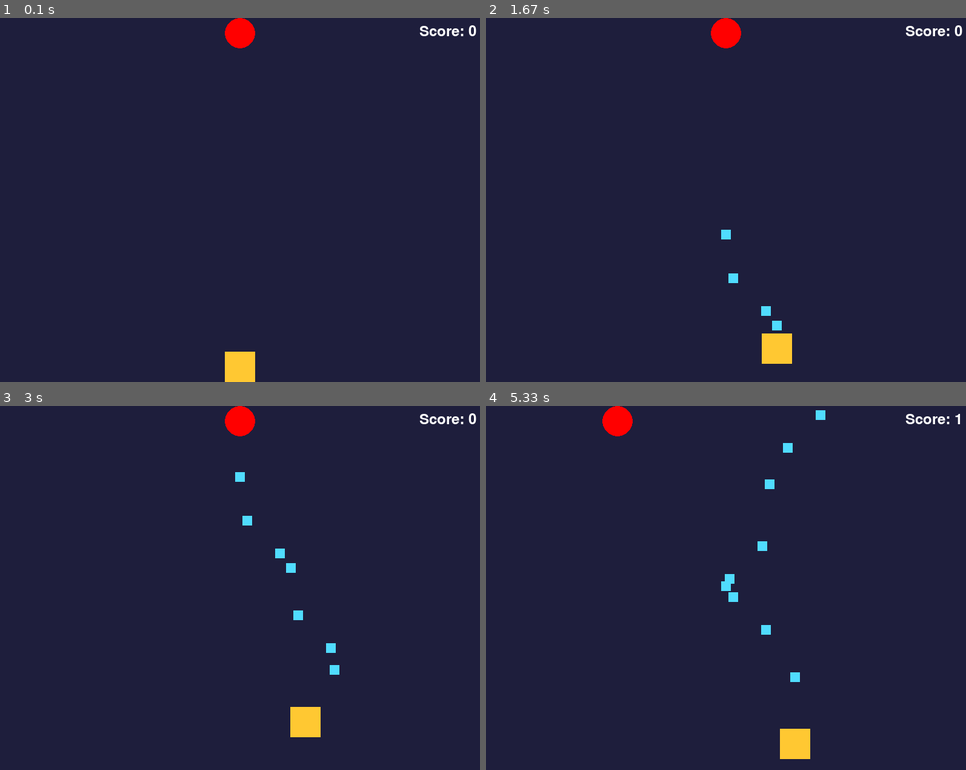
Above: before the commit, frames 1-4 (two rows, left to right).
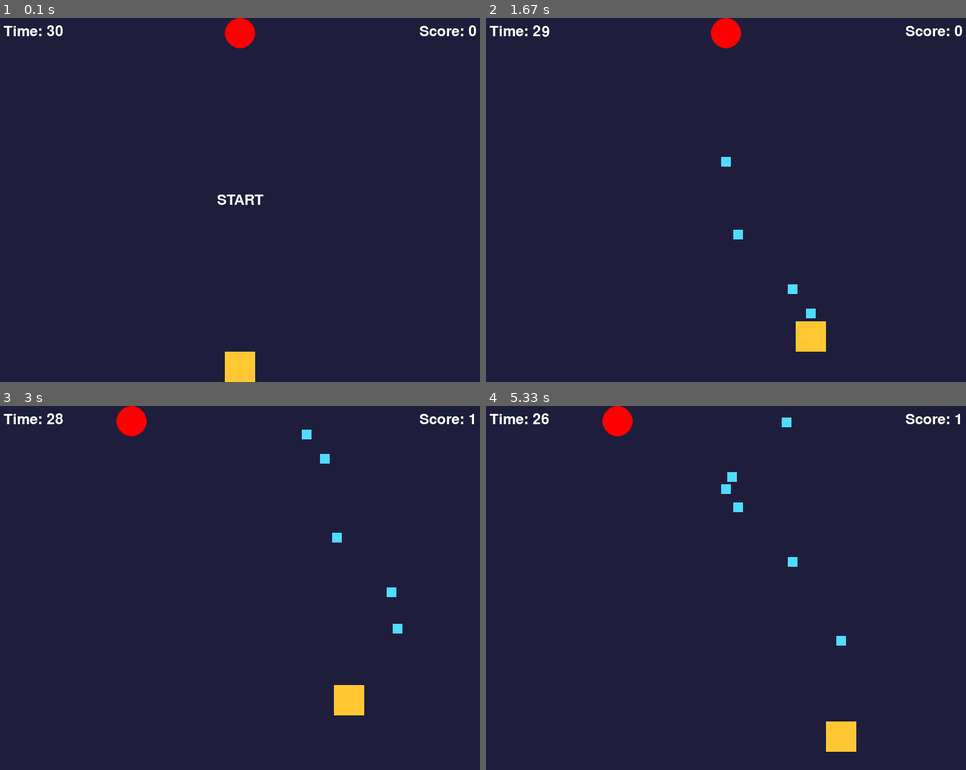
Above: after the commit, the same moments.

Repository: wooper15/pygame-lesson1-wooper15
Game: pygame game, started from main.py
Two runs of this game, one before a commit and one after it. Both use one fixed random seed, a clock stepped at 60 frames per second and the inputs below.
Inputs (mouse positions are in pixels of both pictures, inside the frame that each line leads up to):
- Up to frame 1 (0.1 s): no input
- Up to frame 2 (1.67 s): click (726, 200) at 0.38 s; tap Space at 0.67, 1.07, 1.37, 1.57 s; hold Right 1-1.47 s; hold Up from 1.5 s (still down)
- Up to frame 3 (3 s): release Up at 1.8 s; click (91, 533) at 1.88 s; hold Right 2.17-2.63 s; tap Space at 2.23, 2.53, 2.73 s; hold Left from 2.67 s (still down)
- Up to frame 4 (5.33 s): tap Space at 3.03, 3.3, 3.63, 3.93, 4.07, 4.47, 4.77, 5.13 s; release Left at 3.2 s; hold Down 3.23-3.53 s; hold Left 3.57-3.97 s; hold Up 4-4.37 s; hold Right 4.4-5.03 s; hold Down from 5.07 s (still down)

The runs differ from the first frame. In frame 1, 0.3% of the frame differs, in the area x 0-55%, y 2-52%; in frame 2, 1.7%; in frame 3, 2.7%, in the area x 0-100%, y 0-91%; in frame 4, 2.0%.

Commit message:
i added a start button that will start the game once pressed after start, a game over display that appears once the timer display reaches 0, a restart display that appear underneath the game over display once the timer display reacher 0 and once pressed it restarts the game to 0 on score and 30 on timer

Diff:
--- a/main.py
+++ b/main.py
@@ -1,7 +1,7 @@
 import asyncio
 import random
 import pygame
-
+# add a coldown to the shooting, add levels, add multiple enemys, change player's speed, add enemy movement
 # Start Pygame so its display, drawing, and input features are ready to use.
 pygame.init()
 
@@ -11,7 +11,7 @@
 PLAYER_SIZE = 50
 # Make the projectile one third as wide and tall as the player square.
 PROJECTILE_ONE_SIZE = PLAYER_SIZE // 3
-SPEED = 3
+SPEED = 5
 
 # Create the window using the width and height chosen above.
 screen = pygame.display.set_mode((WIDTH, HEIGHT))
@@ -47,6 +47,17 @@
 
     # Use Pygame's default font at size 36 for the score display.
     font = pygame.font.Font(None, 36)
+    start_text = font.render("START", True, (255, 255, 255))
+    game_over_text = font.render("GAME OVER", True, (255, 255, 255))
+    restart_text = font.render("RESTART", True, (255, 255, 255))
+    start_button_rect = start_text.get_rect(center=(WIDTH // 2, HEIGHT // 2))
+    game_over_rect = game_over_text.get_rect(center=(WIDTH // 2, HEIGHT // 2))
+    restart_button_rect = restart_text.get_rect(
+        center=(WIDTH // 2, game_over_rect.bottom + 20)
+    )
+    started = False
+    timer_start = None
+    time_remaining = 30
     running = True
 
     while running:
@@ -58,27 +69,42 @@
             if event.type == pygame.QUIT:
                 running = False
             if event.type == pygame.KEYDOWN and event.key == pygame.K_SPACE:
-                projectile = projectile_template.copy()
-                projectile.centerx = x + PLAYER_SIZE // 2
-                projectile.bottom = y - 5
-                active_projectiles.append(projectile)
+                if started:
+                    projectile = projectile_template.copy()
+                    projectile.centerx = x + PLAYER_SIZE // 2
+                    projectile.bottom = y - 5
+                    active_projectiles.append(projectile)
+            if event.type == pygame.MOUSEBUTTONDOWN and event.button == 1:
+                if not started and start_button_rect.collidepoint(event.pos):
+                    started = True
+                    timer_start = pygame.time.get_ticks()
+                elif time_remaining == 0 and restart_button_rect.collidepoint(event.pos):
+                    score = 0
+                    active_projectiles = []
+                    timer_start = pygame.time.get_ticks()
+                    time_remaining = 30
+
+        if started:
+            time_remaining = max(0, 30 - (pygame.time.get_ticks() - timer_start) // 1000)
+        game_active = started and time_remaining > 0
 
         # INPUT
         # Check which keyboard keys are currently held down.
         keys = pygame.key.get_pressed()
 
-        # Move the player a few pixels for each frame while an arrow key is held.
-        if keys[pygame.K_LEFT]:
-            x -= SPEED
+        if game_active:
+            # Move the player a few pixels for each frame while an arrow key is held.
+            if keys[pygame.K_LEFT]:
+                x -= SPEED
 
-        if keys[pygame.K_RIGHT]:
-            x += SPEED
+            if keys[pygame.K_RIGHT]:
+                x += SPEED
 
-        if keys[pygame.K_UP]:
-            y -= SPEED
+            if keys[pygame.K_UP]:
+                y -= SPEED
 
-        if keys[pygame.K_DOWN]:
-            y += SPEED
+            if keys[pygame.K_DOWN]:
+                y += SPEED
 
         # Keep the square's top edge at or below the screen midpoint.
         # max() and min() keep the player's position within both boundaries.
@@ -98,15 +124,16 @@
         )
         target_hit = False
         remaining_projectiles = []
-        for projectile in active_projectiles:
-            projectile.y -= SPEED
-            if projectile.colliderect(target_rect):
-                target_hit = True
-                score += 1
-                target_x = random.randint(TARGET_RADIUS, WIDTH - TARGET_RADIUS)
-            elif projectile.bottom > 0:
-                remaining_projectiles.append(projectile)
-        active_projectiles = remaining_projectiles
+        if game_active:
+            for projectile in active_projectiles:
+                projectile.y -= SPEED
+                if projectile.colliderect(target_rect):
+                    target_hit = True
+                    score += 1
+                    target_x = random.randint(TARGET_RADIUS, WIDTH - TARGET_RADIUS)
+                elif projectile.bottom > 0:
+                    remaining_projectiles.append(projectile)
+            active_projectiles = remaining_projectiles
 
         # Draw the target; green indicates a hit and red means no hit this frame.
         pygame.draw.circle(
@@ -126,12 +153,22 @@
         for projectile in active_projectiles:
             pygame.draw.rect(screen, (80, 220, 255), projectile)
 
+        if not started:
+            screen.blit(start_text, start_button_rect)
+        elif time_remaining == 0:
+            screen.blit(game_over_text, game_over_rect)
+            screen.blit(restart_text, restart_button_rect)
+
         # Convert the score text into a drawable Pygame surface.
         score_text = font.render(f"Score: {score}", True, (255, 255, 255))
         # Anchor the score's top-right corner inside the window.
         score_rect = score_text.get_rect(topright=(WIDTH - 10, 10))
         # Copy the rendered text onto the window at the selected position.
         screen.blit(score_text, score_rect)
+
+        timer_text = font.render(f"Time: {time_remaining}", True, (255, 255, 255))
+        timer_rect = timer_text.get_rect(topleft=(10, 10))
+        screen.blit(timer_text, timer_rect)
 
         # Show the completed frame on the screen.
         pygame.display.flip()
